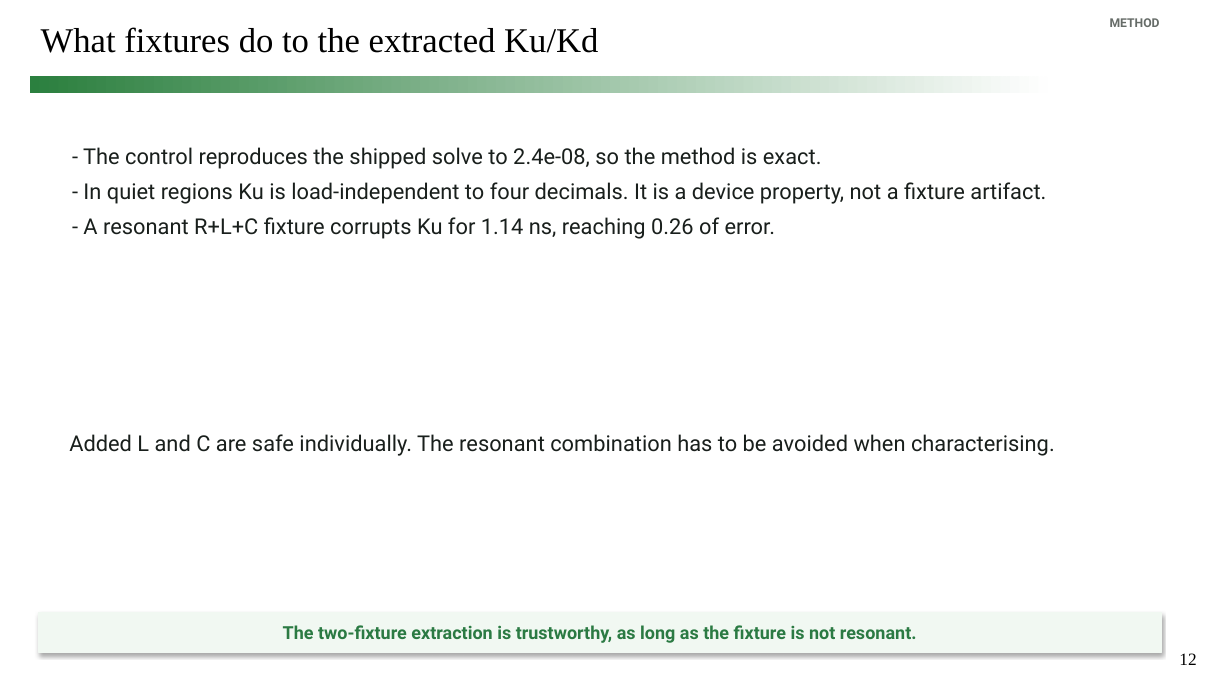
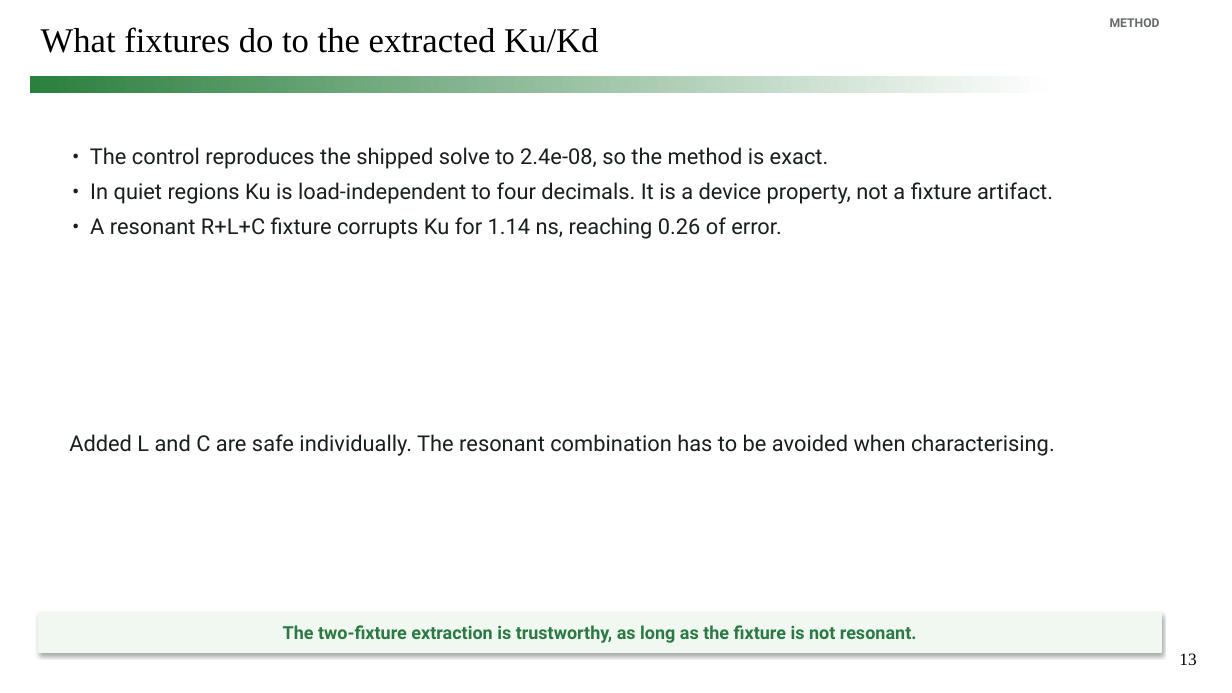
Before and after one commit to simon9721/ibis_comparison, a slide deck: slide 13 of results/meeting_deck_2026-09-04/ibis_pybis_status_2026-09-04.pptx (slide 12 before the commit). Drawn at 1232x693 pixels with LibreOffice and Linux fonts; fonts in the diff are those of the drawing. Boxes give left, top, right and bottom in pixels: in the first picture for what was removed or moved away, otherwise in the second. Text is boxed around its words. In the diff, an @@ line names an element or a change of style, - is before the commit and + after.

```diff
--- a/results/meeting_deck_2026-09-04/ibis_pybis_status_2026-09-04.pptx
+++ b/results/meeting_deck_2026-09-04/ibis_pybis_status_2026-09-04.pptx
@@ text at (90,147,1053,239): text changed @@
-- The control reproduces the shipped solve to 2.4e-08, so the method is exact.
-- In quiet regions Ku is load-independent to four decimals. It is a device property, not a fixture artifact.
-- A resonant R+L+C fixture corrupts Ku for 1.14 ns, reaching 0.26 of error.
+• The control reproduces the shipped solve to 2.4e-08, so the method is exact.
+• In quiet regions Ku is load-independent to four decimals. It is a device property, not a fixture artifact.
+• A resonant R+L+C fixture corrupts Ku for 1.14 ns, reaching 0.26 of error.
@@ page number at (1179,653,1196,665): text changed @@
-12
+13
```
Also in this commit, not shown: 8 other slides changed, 1 slide added, 13 other files.
